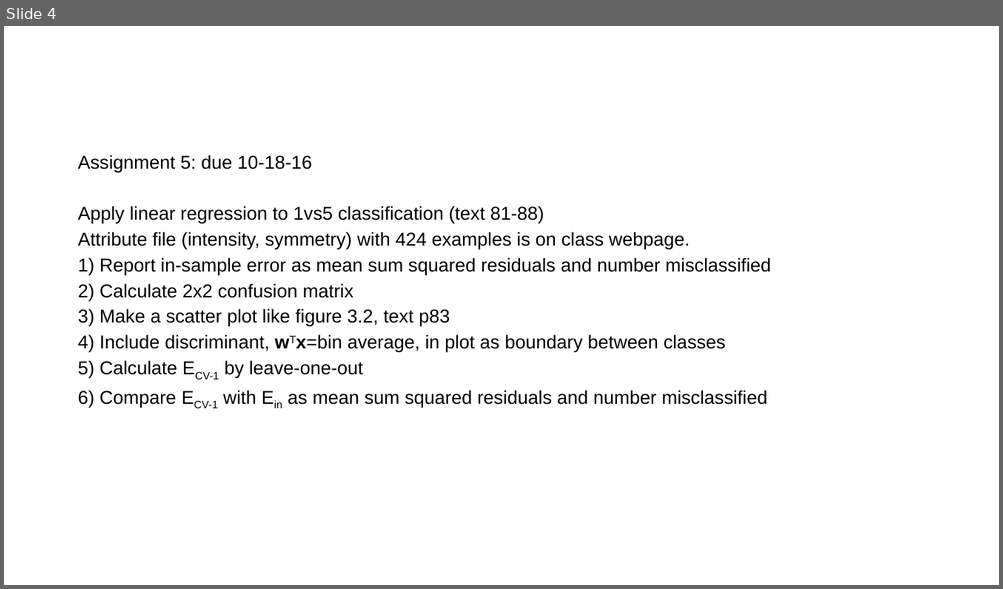
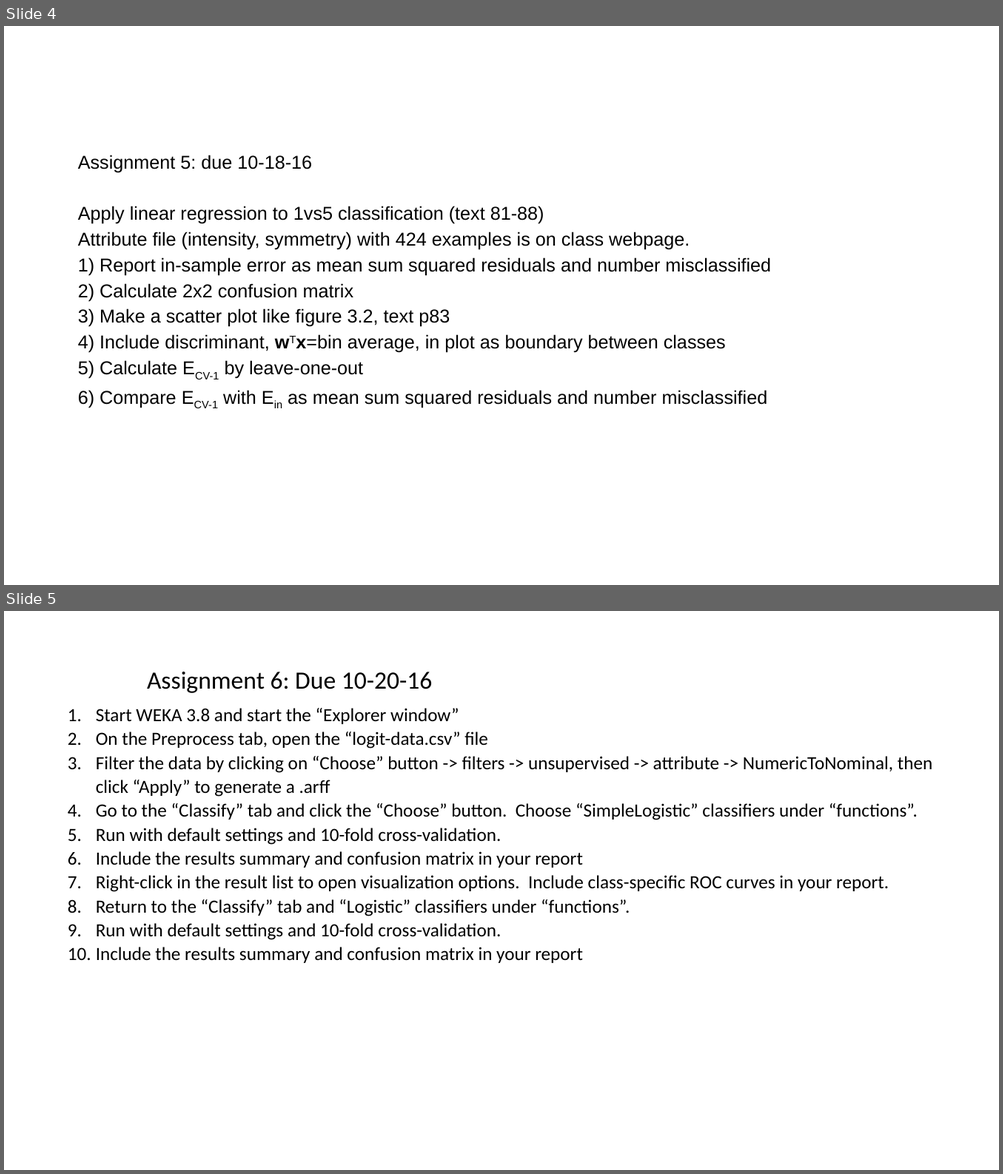
Before and after one commit to zhy9036/cs_2016_fall, a slide deck: 534_ANN/assignments fall 2016.pptx. Shown one above the other, each under a label of ours: slide 4 before the commit, slides 4 and 5 after it. The pictures are 1003x589 and 1003x1174 pixels, drawn with LibreOffice and Linux fonts; fonts in the diff are those of the drawing. Boxes give left, top, right and bottom in pixels: in the first picture for what was removed or moved away, otherwise in the second. Text is boxed around its words. In the diff, an @@ line names an element or a change of style, - is before the commit and + after.

```diff
--- a/534_ANN/assignments fall 2016.pptx
+++ b/534_ANN/assignments fall 2016.pptx
@@ slide 5 added at box(4, 611, 999, 1170), background #FFFFFF @@
@@ text added at box(147, 672, 432, 693), 24 pt, text #000000 @@
+Assignment 6: Due 10-20-16
@@ text added at box(96, 708, 932, 963), 18 pt, text #000000 @@
+1. Start WEKA 3.8 and start the “Explorer window”
+2. On the Preprocess tab, open the “logit-data.csv” file
+3. Filter the data by clicking on “Choose” button -> filters -> unsupervised -> attribute -> NumericToNominal, then click “Apply” to generate a .arff
+4. Go to the “Classify” tab and click the “Choose” button. Choose “SimpleLogistic” classifiers under “functions”.
+5. Run with default settings and 10-fold cross-validation.
+6. Include the results summary and confusion matrix in your report
+7. Right-click in the result list to open visualization options. Include class-specific ROC curves in your report.
+8. Return to the “Classify” tab and “Logistic” classifiers under “functions”.
+9. Run with default settings and 10-fold cross-validation.
+10. Include the results summary and confusion matrix in your report
```
Also in this commit, not shown: 16 other files.
